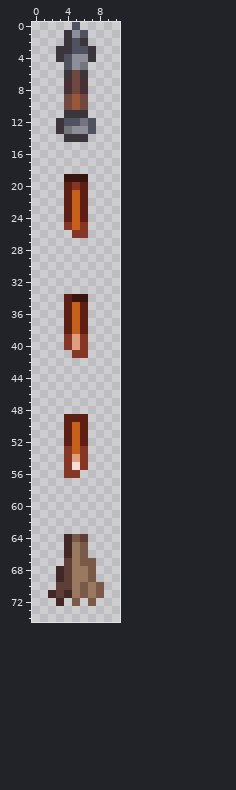
Sprite sheet, stored at Assets/Items/Misc/CopperCoilWhip.png. Above, as it was before the edit.
The file is 22x150 pixels, drawn in blocks of 2x2; one block is one cell here.
After:
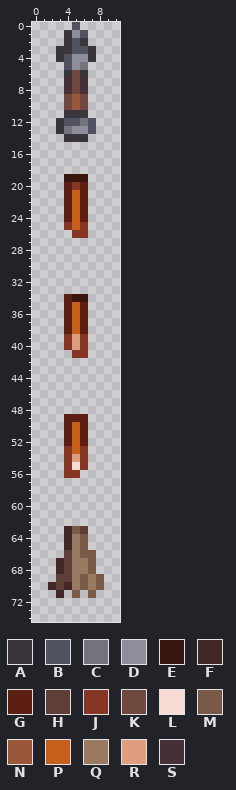
Palette (. is transparent): A #39353a  B #505261  C #74747d  D #8d8e9a  E #37160f  F #412726  G #5d1e14  H #5e3e37  J #853625  K #6f483f  L #f8dcd3  M #795a49  N #9b5739  P #c7601b  Q #997a61  R #df9e80  S #472f38
Edits made:
y 63: x 4..6 ... -> FMH
y 64: x 5..6 MH -> QM
y 66: x 4 F -> H; x 7 . -> M
y 67: x 3 . -> F; x 6 M -> Q
y 69: x 3 F -> H; x 6..8 QM. -> MQM
y 70: x 2 . -> F; x 4 H -> F
y 71: x 2..8 FHFQMQM -> .F.M.M.
y 72: x 3 F -> .; x 5 M -> .; x 7 M -> .
Changed places in both pictures, as pixel boxes (x1, y1, x2, y2):
changed: (48, 526, 104, 606)
